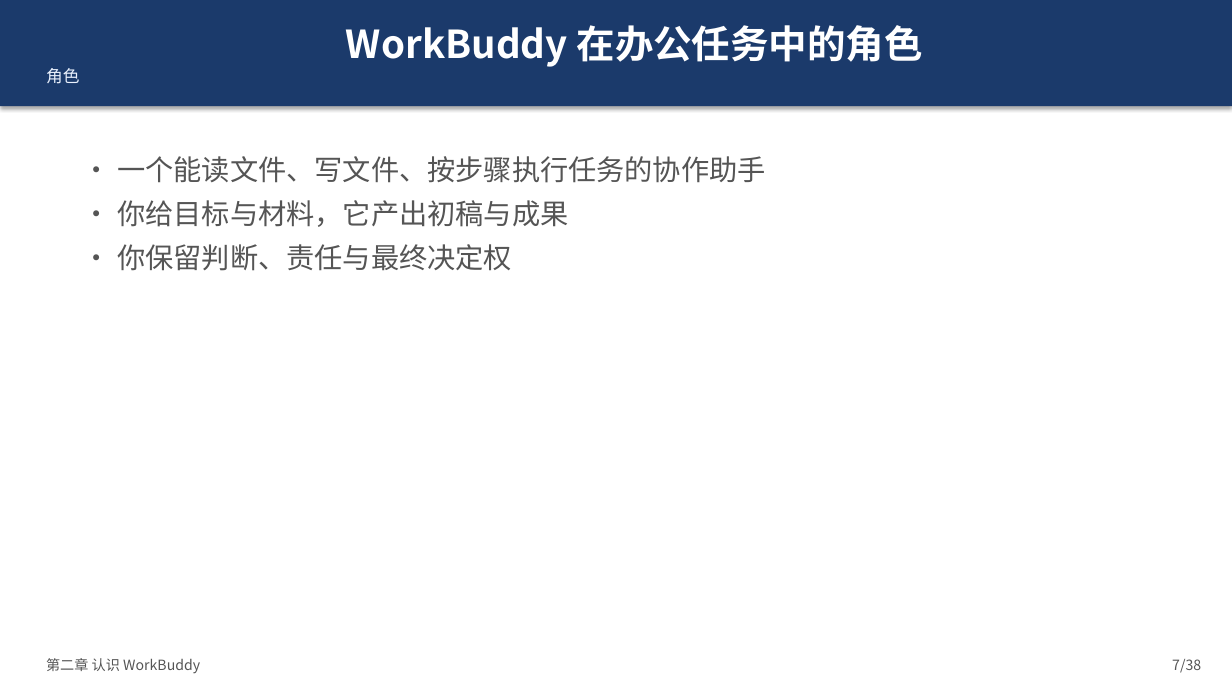
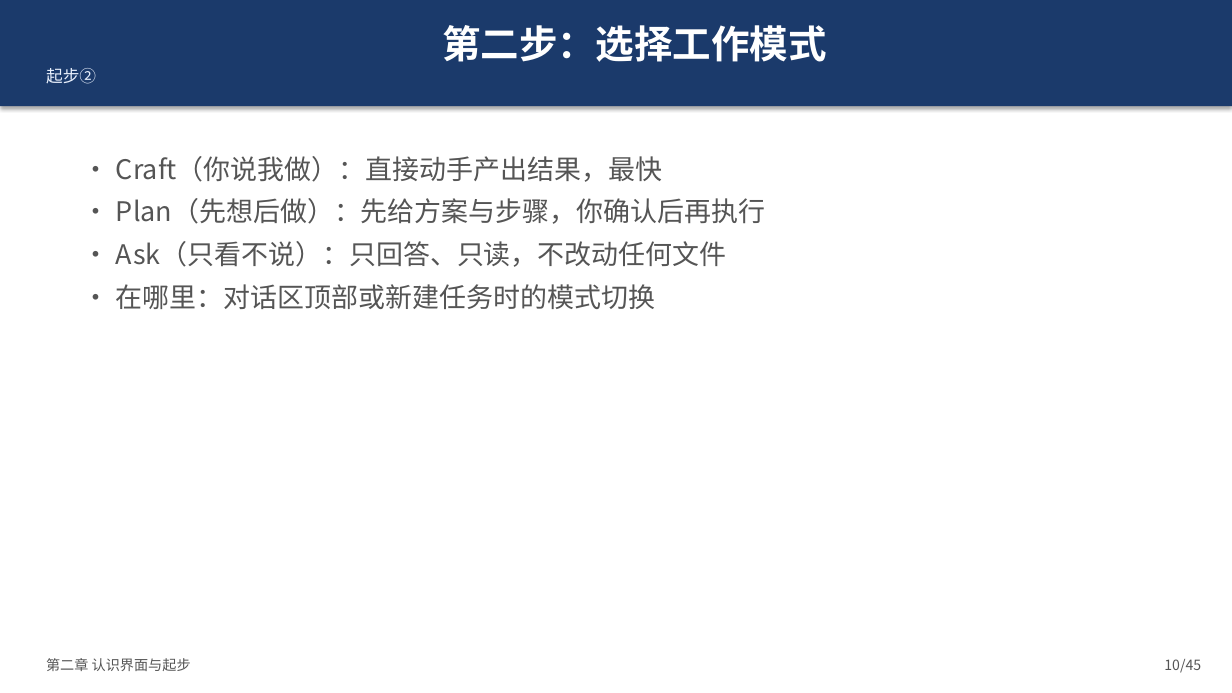
Before and after one commit to onehount/workbuddy-beginner-training, a slide deck: slide 10 of 02-slides/workbuddy-beginner-training.pptx (slide 7 before the commit). Drawn at 1232x693 pixels with LibreOffice and Linux fonts; fonts in the diff are those of the drawing. Boxes give left, top, right and bottom in pixels: in the first picture for what was removed or moved away, otherwise in the second. Text is boxed around its words. In the diff, an @@ line names an element or a change of style, - is before the commit and + after.

Commit message:
v1.1: 课程PPT重构为功能导向结构（45页）
- 先讲 WorkBuddy 各功能是什么/干什么/怎么用/在哪里
- 用青屿茶研案例演示每个功能的具体使用流程
- 新增界面三区总览示意图 + 10大功能四象限说明页
- 进阶技巧：先给方案再执行、出错五步纠正、提示词四要素、四查清单
- Demo 结果仅顺带展示
- 更新 README 议程表与 CHANGELOG

```diff
--- a/02-slides/workbuddy-beginner-training.pptx
+++ b/02-slides/workbuddy-beginner-training.pptx
@@ text in rectangle at bbox=[116, 25, 827, 224]: text changed @@
-WorkBuddy 在办公任务中的角色
-角色
+第二步：选择工作模式
+起步②
@@ text at bbox=[116, 156, 765, 309]: text changed; size 22 to 21 pt @@
-• 一个能读文件、写文件、按步骤执行任务的协作助手
-• 你给目标与材料，它产出初稿与成果
-• 你保留判断、责任与最终决定权
+• Craft（你说我做）：直接动手产出结果，最快
+• Plan（先想后做）：先给方案与步骤，你确认后再执行
+• Ask（只看不说）：只回答、只读，不改动任何文件
+• 在哪里：对话区顶部或新建任务时的模式切换
@@ text at bbox=[46, 658, 191, 671]: text changed @@
-第二章 认识 WorkBuddy
+第二章 认识界面与起步
@@ text at bbox=[1164, 659, 1201, 673]: text changed @@
-7/38
+10/45
```
Also in this commit, not shown: 16 other slides changed, 28 slides added, 21 slides removed, 6 other files.
